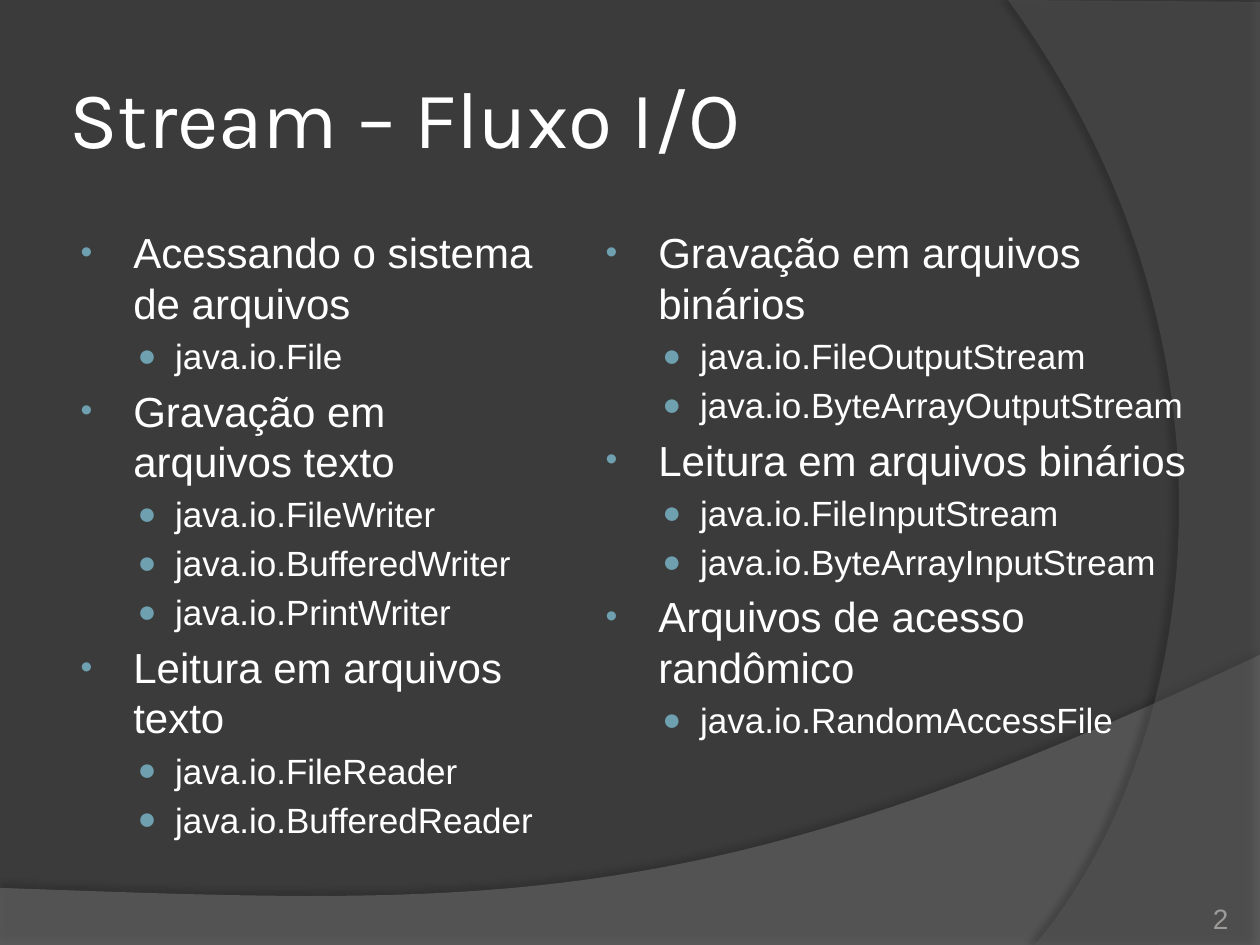
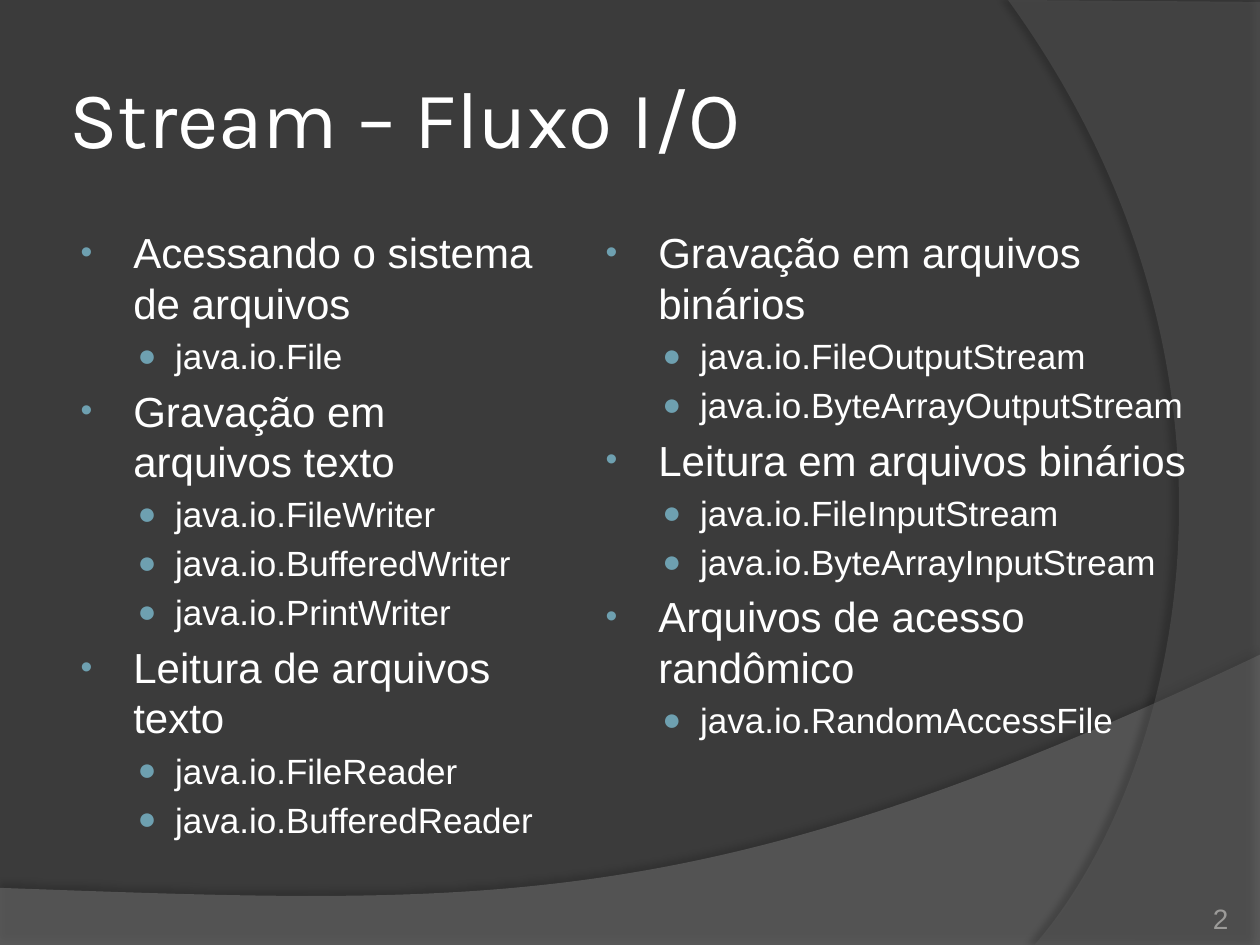
Before and after one commit to duchesqui/slzvieira-training, a slide deck: slide 2 of 2-Java-Programmer-Modulo-II/16.Capitulo10.pptx. Drawn at 1260x945 pixels with LibreOffice and Linux fonts; fonts in the diff are those of the drawing. Boxes give left, top, right and bottom in pixels: in the first picture for what was removed or moved away, otherwise in the second. Text is boxed around its words. In the diff, an @@ line names an element or a change of style, - is before the commit and + after.

```diff
--- a/2-Java-Programmer-Modulo-II/16.Capitulo10.pptx
+++ b/2-Java-Programmer-Modulo-II/16.Capitulo10.pptx
@@ text at [133, 652, 491, 734]: text changed @@
-• Leitura em arquivos texto
+• Leitura de arquivos texto
```
Also in this commit, not shown: 17 slides added, 9 slides removed.
